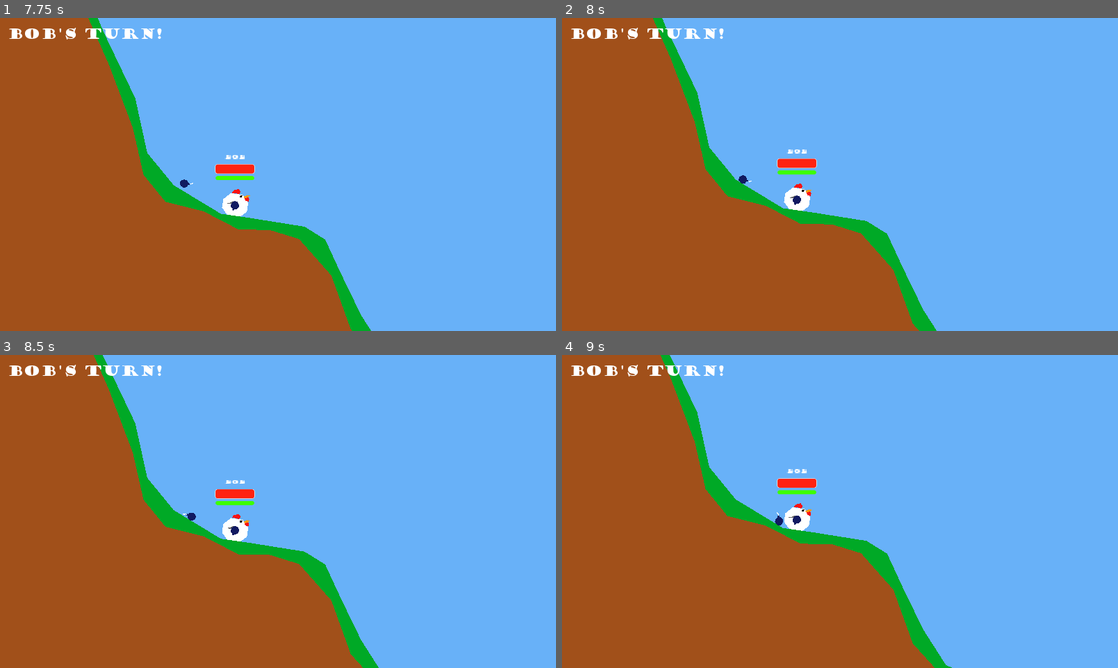
Above: before the commit, frames 1-4 (two rows, left to right).
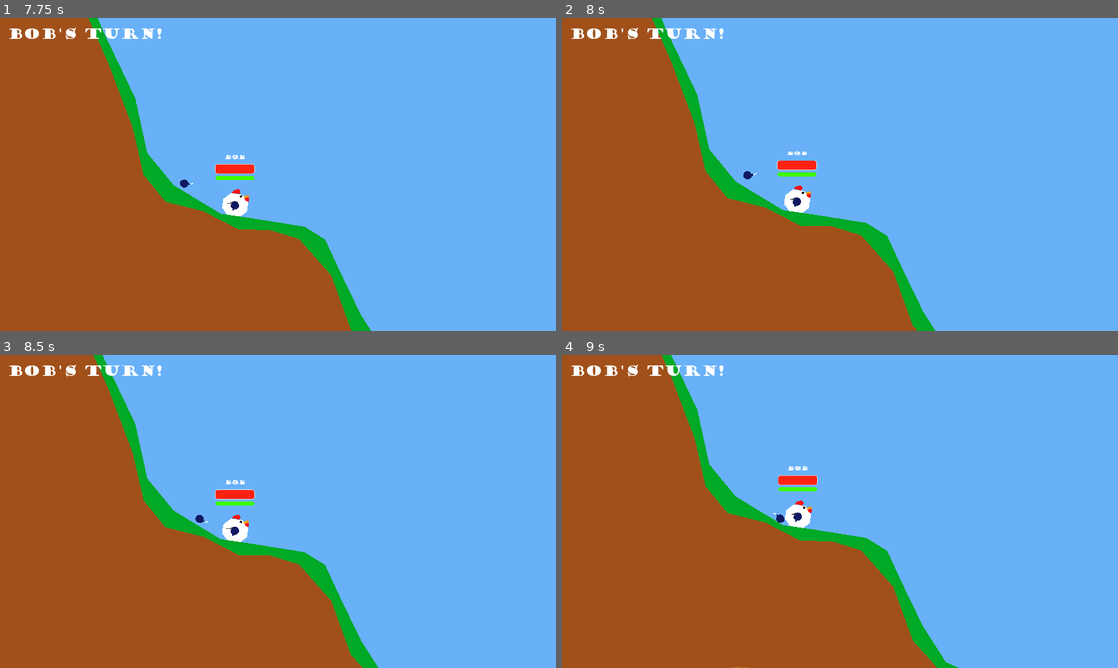
Above: after the commit, the same moments.

Repository: Athakaspen/NotWorms
Game: Godot game, scene res://MainScenes/MainMenu.tscn
Same seed, same stepped clock (60 frames per second), same inputs: the game is played once before the commit and once after it. The engine's default icon, where the game draws it, is replaced by a stand-in: a white triangle on a blue panel in a dark square.
Inputs (mouse positions are in pixels of both pictures, inside the frame that each line leads up to):
- Up to frame 1 (7.75 s): click "Start" at 0.5 s; click "Start" at 1.25 s; tap Enter (ui_accept) at 2, 2.75, 5.75 s; move the mouse to (305, 174) at 2.02 s; hold Backspace (end_turn) 2.03-2.78 s; hold Up (ui_up) 2.03-4.25 s; tap W (jump) at 2.27, 3.02, 6.02, 6.77, 7.52 s; move the mouse to (250, 174) at 2.77 s; tap Space (ready) at 2.85 s; move the mouse to (289, 168) at 3.52 s; press the mouse at (289, 168) at 3.53 s; release the mouse at (289, 168) at 4.25 s; click "Ready (A)" at 4.25 s; click "Ready (A)" at 5 s; move the mouse to (272, 180) at 5.77 s; hold Up (ui_up) from 5.78 s (still down); tap Backspace (end_turn) at 5.85 s; move the mouse to (316, 177) at 6.52 s; hold Space (ready) 6.53-7.28 s; move the mouse to (233, 171) at 7.27 s; click (233, 171) at 7.35 s
- Up to frame 2 (8 s): keep holding Up (ui_up)
- Up to frame 3 (8.5 s): keep holding Up (ui_up); move the mouse to (283, 511) at 8.02 s; hold Backspace (end_turn) from 8.03 s (still down)
- Up to frame 4 (9 s): move the mouse to (817, 505) at 8.77 s; release Up (ui_up) at 8.78 s; release Backspace (end_turn) at 8.78 s; hold D (right) from 8.78 s (still down); tap Space (ready) at 8.85 s

Frame 1 is identical in both runs. In frame 2, 1.0% of the frame differs, in the area x 16-68%, y 0-100%; in frame 3, 0.4%; in frame 4, 1.5%, in the area x 17-72%, y 0-100%.

Commit message:
bouncy bombsc are now actually bouncy

Diff:
--- a/Scripts/TurnQueue.gd
+++ b/Scripts/TurnQueue.gd
@@ -167,7 +167,7 @@
 		# We have a winner!
 		STATE = State.GAMEOVER
 		winner = get_child(0)
-		print("Winner: " + winner.get_gamertag())
+#		print("Winner: " + winner.get_gamertag())
 		MatchInfo.set_winner(winner.name)
 		MatchInfo.winner_tag = winner.get_gamertag()
 
--- /dev/null
+++ b/SubScenes/Weapons/BouncyBomb_PhysicsMaterial.tres
@@ -0,0 +1,4 @@
+[gd_resource type="PhysicsMaterial" format=2]
+
+[resource]
+bounce = 0.6
--- a/SubScenes/Weapons/BouncyBomb_Proj.tscn
+++ b/SubScenes/Weapons/BouncyBomb_Proj.tscn
@@ -1,11 +1,13 @@
-[gd_scene load_steps=3 format=2]
+[gd_scene load_steps=4 format=2]
 
 [ext_resource path="res://Scripts/Weapons/BouncyBomb_Proj.gd" type="Script" id=1]
+[ext_resource path="res://SubScenes/Weapons/BouncyBomb_PhysicsMaterial.tres" type="PhysicsMaterial" id=2]
 
 [sub_resource type="CircleShape2D" id=1]
 radius = 9.5
 
 [node name="BouncyBomb_Proj" type="RigidBody2D" groups=["Projectile"]]
+physics_material_override = ExtResource( 2 )
 gravity_scale = 6.0
 can_sleep = false
 script = ExtResource( 1 )
